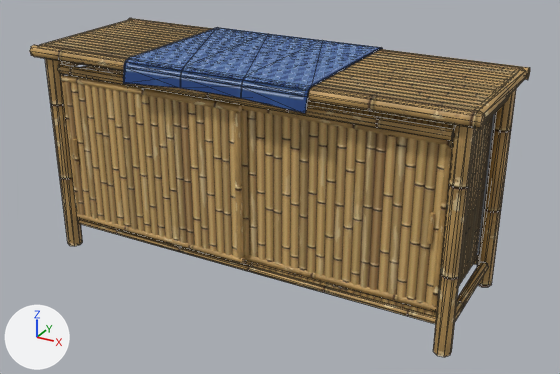
A saved change to the glTF model public/models/servecounter.glb.
Before and after are seen from a 50 mm lens placed at (0.793, -1.39, 0.893), pointed at (0.032, -0.006, 0.201). Every picture has the same lights, and +X, +Y and +Z are marked at lower left. The picture after the commit comes second. Mesh edges are drawn as thin lines on the coarser meshes. Where no turn or scale is listed for an object, it has been applied to the vertices. Vertices at exactly the same position are counted once.

The older version as bpy lines, for what is in view:
```python
me_servedoor0top = bpy.data.meshes.new('ServeDoor0Top')
me_servedoor0top.from_pydata(...)  # 208 vertices, 250 faces; spans x -0.233..0.233, y -0.013..0.007, z -0.176..0.176
# faces by material slot: [100, 150]
me_servedoor0top.materials.append(mat_serveculm)
me_servedoor0top.materials.append(mat_servesplit)
me_servedoor1top = bpy.data.meshes.new('ServeDoor1Top')
me_servedoor1top.from_pydata(...)  # 208 vertices, 250 faces; spans x -0.233..0.233, y -0.013..0.007, z -0.176..0.176
# faces by material slot: [100, 150]
me_servedoor1top.materials.append(mat_serveculm)
me_servedoor1top.materials.append(mat_servesplit)
me_servetop = bpy.data.meshes.new('ServeTop')
me_servetop.from_pydata(...)  # 732 vertices, 1050 faces; spans x -0.5..0.5, y -0.19..0.19, z 0.0..0.495
# faces by material slot: [318, 440, 72, 72, 12, 12, 124]
me_servetop.materials.append(mat_servesplit)
me_servetop.materials.append(mat_serveculm)
me_servetop.materials.append(mat_servekraft)  # orange #b8915e
me_servetop.materials.append(mat_servekraftlid)  # brown #cfae7c
me_servetop.materials.append(mat_servechop)  # beige #e6d3a8
me_servetop.materials.append(mat_serveband)  # red #b8261c
me_servetop.materials.append(mat_servecloth)  # picture img_servecounter_cloth
ob_servecounter = bpy.data.objects.new('ServeCounter', me_servetop)
ob_servecounter.location = (0.0, 0.0, 0.0)
ob_servedoor0 = bpy.data.objects.new('ServeDoor0', me_servedoor0top)
ob_servedoor0.location = (-0.213, -0.148, 0.251)
ob_servedoor1 = bpy.data.objects.new('ServeDoor1', me_servedoor1top)
ob_servedoor1.location = (0.213, -0.13, 0.251)
```
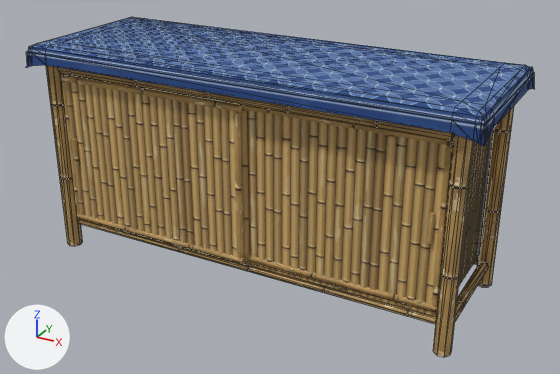
Edits to the bpy script that builds the scene:
```text
Change me_servetop:
    used by ob_servecounter; location = (0.0, 0.0, 0.0)
    remove me_servetop.from_pydata(...)  # 732 vertices, 1050 faces; spans x -0.5..0.5, y -0.19..0.19, z 0.0..0.495
    add me_servetop.from_pydata(...)  # 796 vertices, 1150 faces; spans x -0.512..0.512, y -0.188..0.188, z 0.0..0.495
    me_servetop part 1: the loose piece of 64 vertices spanning x -0.235..0.185, y -0.19..0.19, z 0.447..0.495 is rebuilt with 128 vertices and now spans x -0.512..0.512, y -0.188..0.188, z 0.445..0.495
```

Changed parts and their boxes (x1, y1, x2, y2) in the pictures (560 x 374 px):
'ServeCounter', reshaped: before (30, 18, 530, 357); after (26, 17, 534, 357)
part 1 of me_servetop, rebuilt (95% wider, 49% taller): before (123, 27, 383, 113); after (26, 17, 534, 146)
